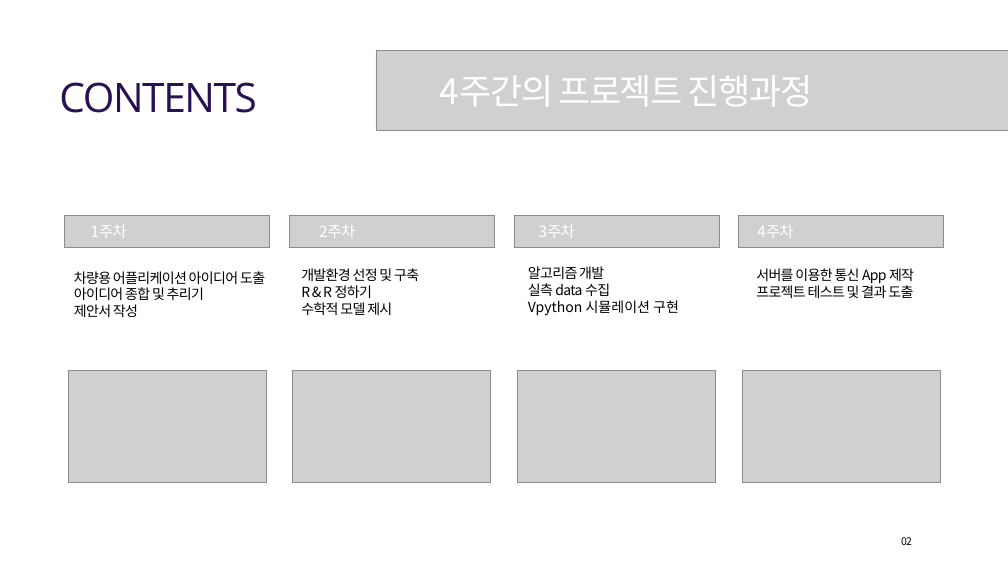
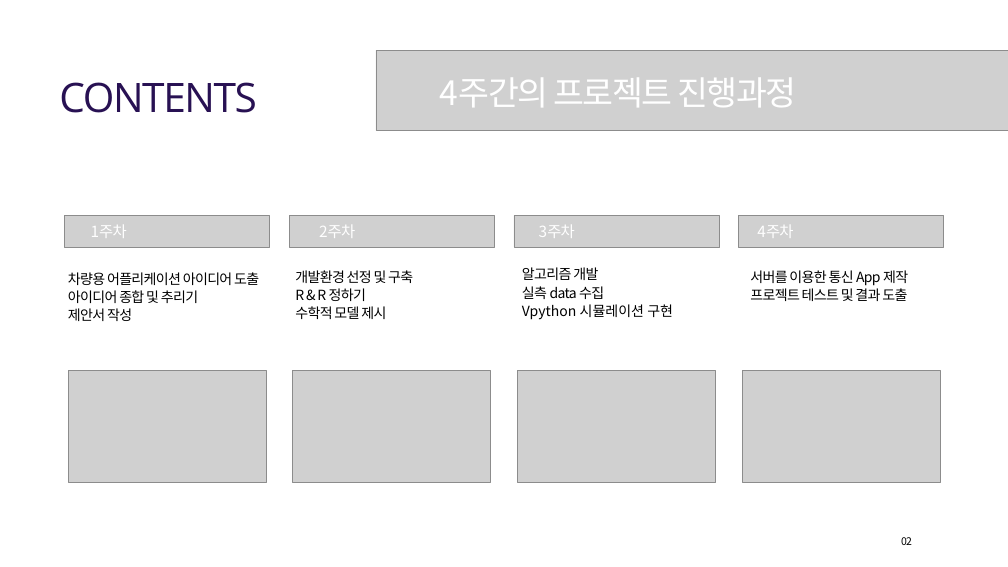
Before and after one commit to hyedinion/DrivePosition, a slide deck: slide 2 of SL_차량용어플리케이션아이디어_Hustar.pptx. Drawn at 1008x567 pixels with LibreOffice and Linux fonts; fonts in the diff are those of the drawing; grey boxes stand for pictures; background and template pictures are left out. Boxes give left, top, right and bottom in pixels: in the first picture for what was removed or moved away, otherwise in the second. Text is boxed around its words. In the diff, an @@ line names an element or a change of style, - is before the commit and + after.

```diff
--- a/SL_차량용어플리케이션아이디어_Hustar.pptx
+++ b/SL_차량용어플리케이션아이디어_Hustar.pptx
@@ text "4주간의 프로젝트 진행과정" at [440, 78, 796, 107]: size 50 to 48 pt @@
@@ line spacing 1 to 26pt in 4 elements at [68, 272, 259, 321], [295, 270, 413, 319], [522, 267, 673, 320], [750, 270, 908, 301] @@
```
Also in this commit, not shown: 16 other slides changed, 1 slide added, 1 slide removed.
